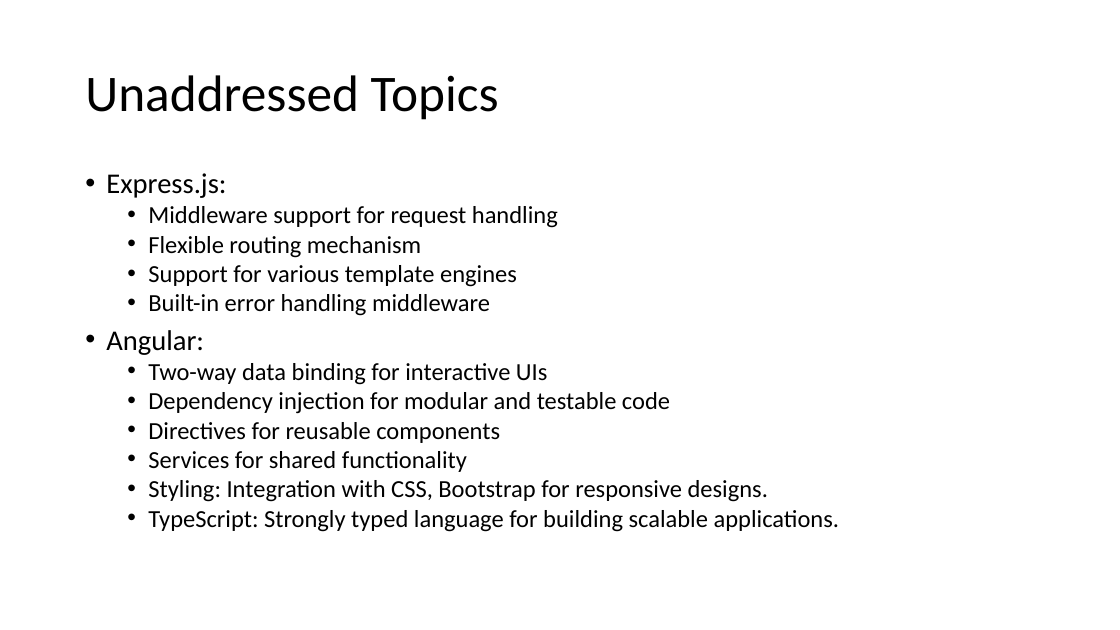
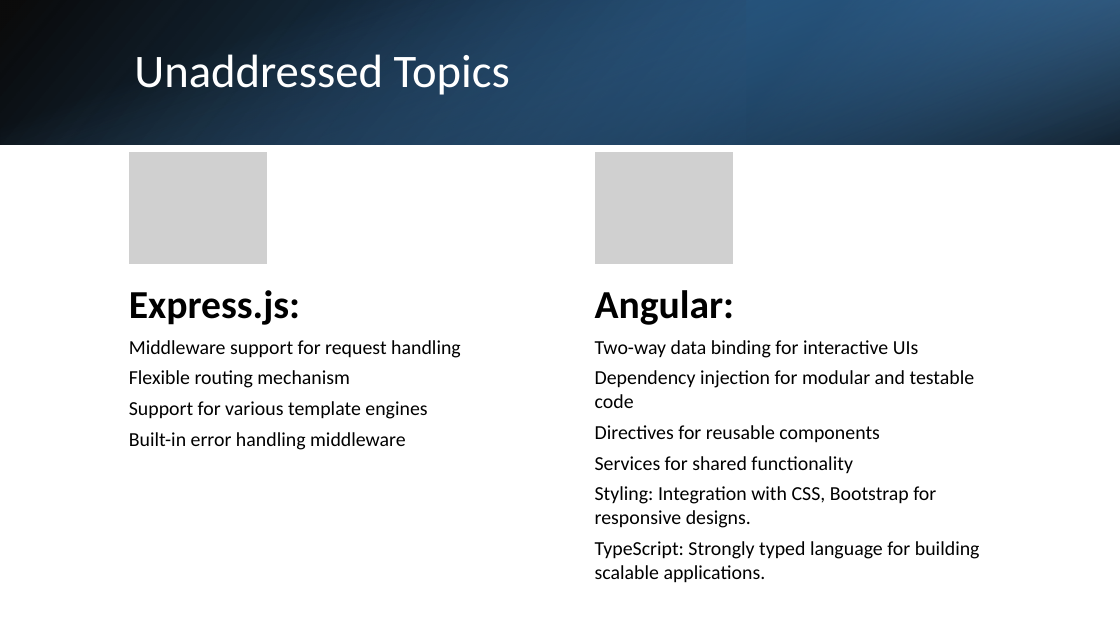
Before and after one commit to AitrichAcademyMeanStack/personal-finance-manager-workshop-ppts, a slide deck: slide 7 of Workshop-conclusion/MEAN Stack Conclusion.pptx. Drawn at 1120x630 pixels with LibreOffice and Linux fonts; fonts in the diff are those of the drawing; grey boxes stand for pictures. Boxes give left, top, right and bottom in pixels: in the first picture for what was removed or moved away, otherwise in the second. Text is boxed around its words. In the diff, an @@ line names an element or a change of style, - is before the commit and + after.

```diff
--- a/Workshop-conclusion/MEAN Stack Conclusion.pptx
+++ b/Workshop-conclusion/MEAN Stack Conclusion.pptx
@@ rectangle added at (x1=0, y1=0, x2=1120, y2=145), fill gradient #000000 to #2E75B6 @@
@@ rectangle added at (x1=0, y1=0, x2=1120, y2=145), fill gradient #5B9BD5 to #000000 @@
@@ rectangle added at (x1=747, y1=0, x2=1120, y2=145), fill gradient #1F4E79 to #5B9BD5 @@
@@ title "Unaddressed Topics" moved from (x1=85, y1=75, x2=499, y2=120) to (x1=134, y1=54, x2=510, y2=95) @@
@@ title "Unaddressed Topics" at (x1=134, y1=54, x2=510, y2=95): size 44 to 40 pt, text colour #000000 to #FFFFFF @@
@@ text at (x1=106, y1=173, x2=558, y2=355): paragraphs removed @@
-• Express.js:
-  • Middleware support for request handling
-  • Flexible routing mechanism
-  • Support for various template engines
-  • Built-in error handling middleware
-• Angular:
@@ group added at (x1=129, y1=151, x2=734, y2=450): 3 texts, 2 pictures @@
+Express.js:
+Middleware support for request handling
+Flexible routing mechanism
+Support for various template engines
+Built-in error handling middleware
+Angular:
@@ text "Two-way data binding for interactive ..." moved from (x1=106, y1=173, x2=840, y2=532) to (x1=595, y1=340, x2=980, y2=583) @@
@@ text "Two-way data binding for interactive ..." at (x1=595, y1=340, x2=980, y2=583): size 21 to 17 pt; bullet • to none; list level 2 to 1 in "Two-way data binding for interactive ..."; line spacing 0.8 to 1; list level 2 to 1 in "Dependency injection for modular and ..."; list level 2 to 1 in "Directives for reusable components"; list level 2 to 1 in "Services for shared functionality"; list level 2 to 1 in "Styling: Integration with CSS, Bootstrap ..."; list level 2 to 1 in "TypeScript: Strongly typed language for ..." @@
```
Also in this commit, not shown: 17 other slides changed, 1 other file.
